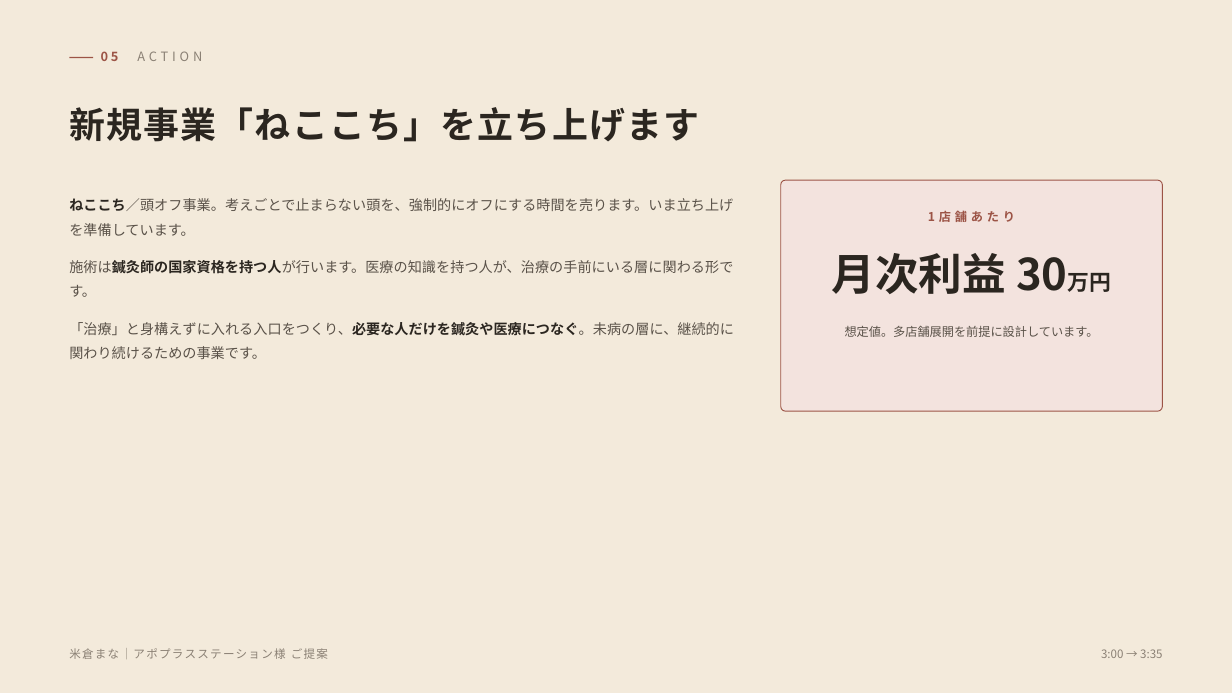
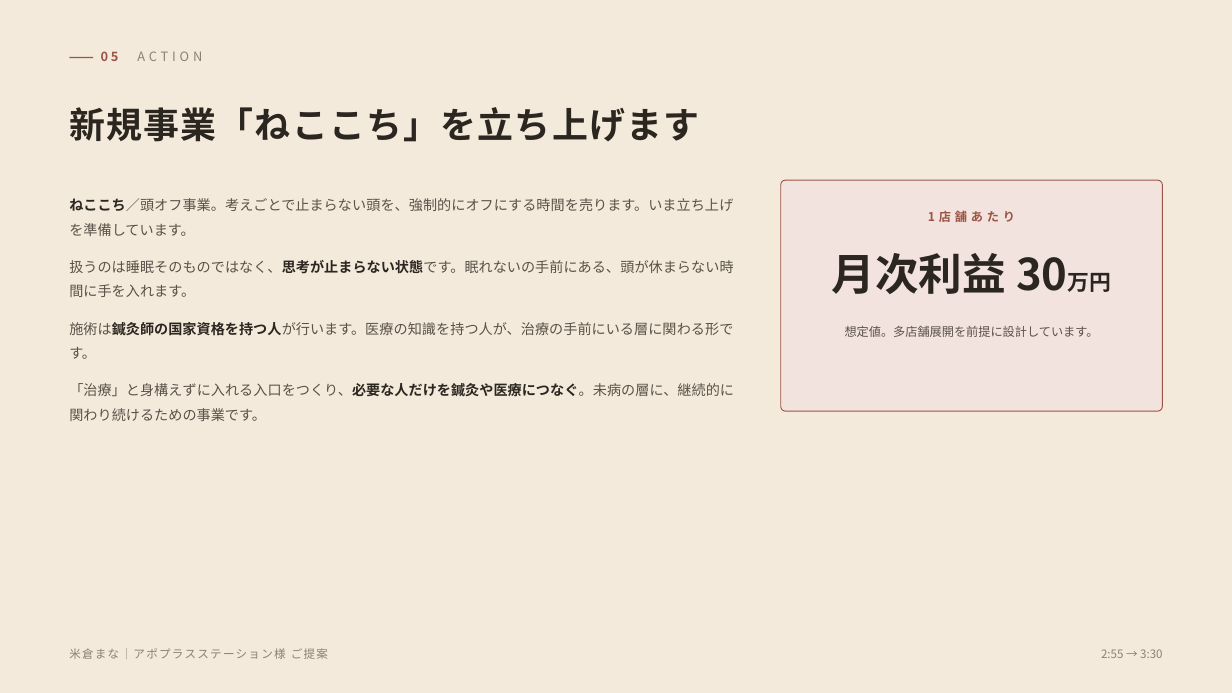
Before and after one commit to mananyon/manayonekura, a slide deck: slide 6 of proposals/米倉まな_アポプラスステーション様ご提案_導入.pptx. Drawn at 1232x693 pixels with LibreOffice and Linux fonts; fonts in the diff are those of the drawing. Boxes give left, top, right and bottom in pixels: in the first picture for what was removed or moved away, otherwise in the second. Text is boxed around its words. In the diff, an @@ line names an element or a change of style, - is before the commit and + after.

```diff
--- a/proposals/米倉まな_アポプラスステーション様ご提案_導入.pptx
+++ b/proposals/米倉まな_アポプラスステーション様ご提案_導入.pptx
@@ text at (x1=69, y1=260, x2=733, y2=297): paragraph added @@
+• 扱うのは睡眠そのものではなく、思考が止まらない状態です。眠れないの手前にある、頭が休まらない時間に手を入れます。
@@ text at (x1=1101, y1=649, x2=1162, y2=658): text changed @@
-3:00 → 3:35
+2:55 → 3:30
```
Also in this commit, not shown: 5 other slides changed, 2 other files.
